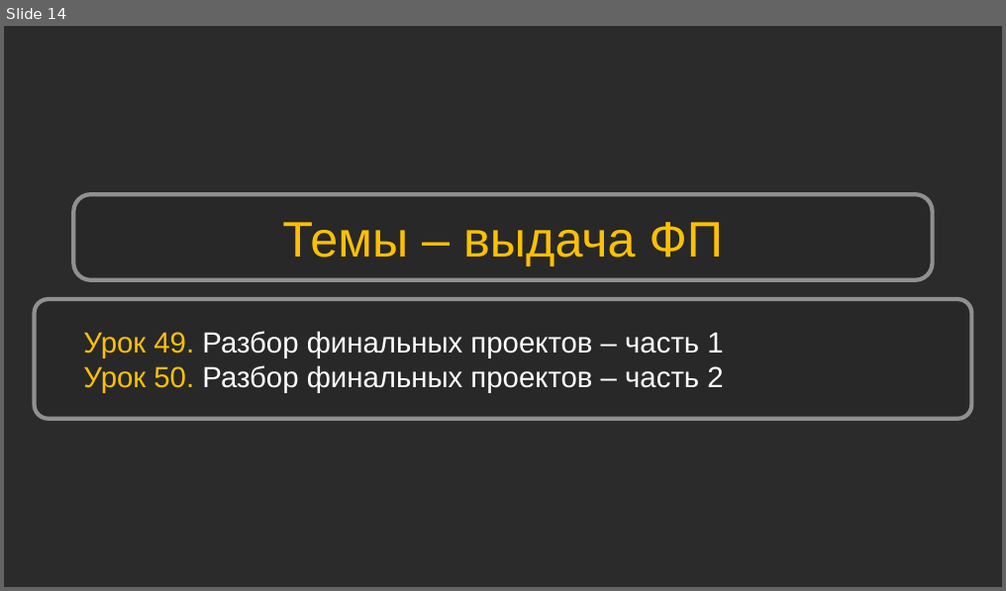
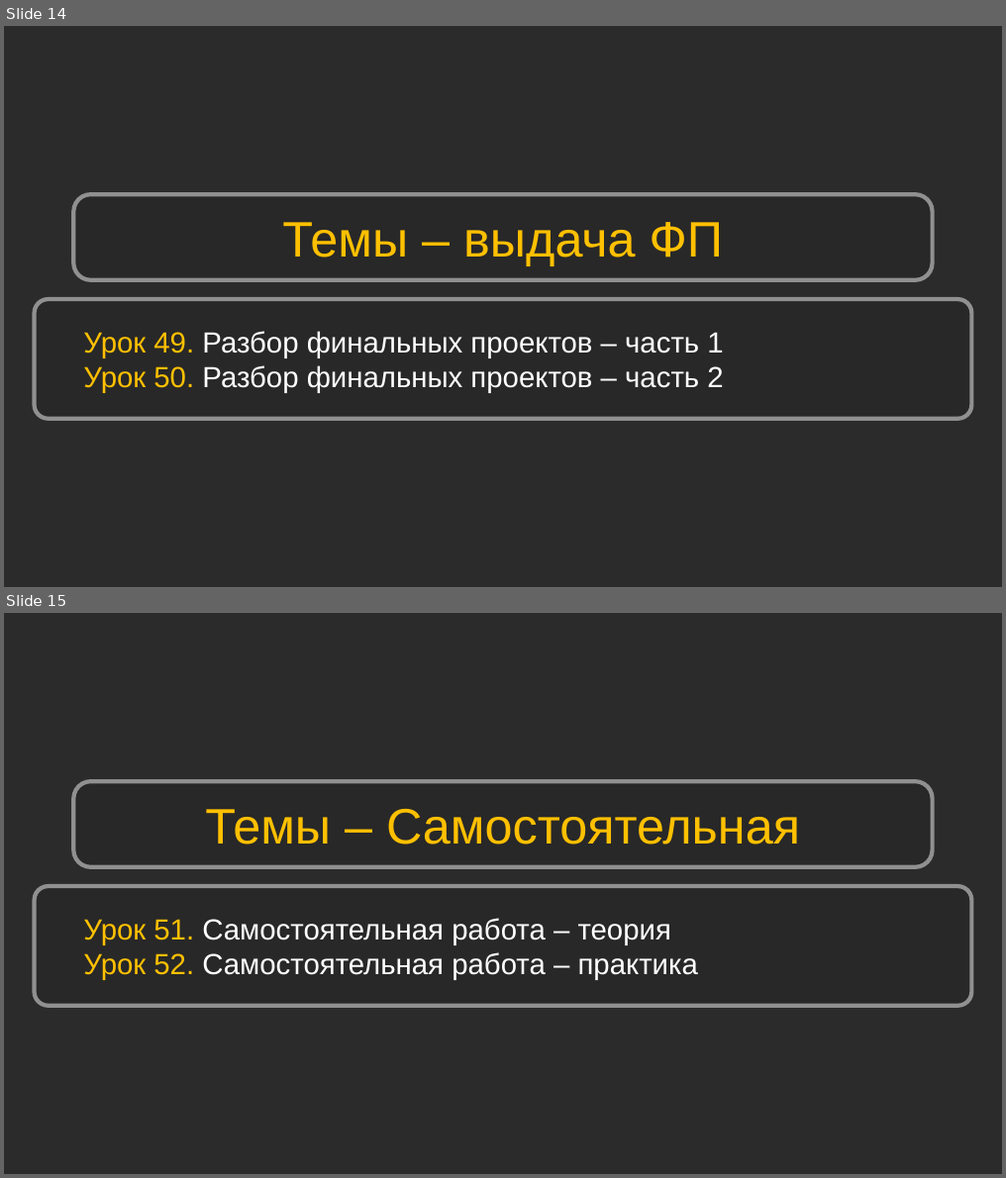
Before and after one commit to Shikonohito/Python_Bootcamp, a slide deck: Урок 01. Mystat. Microsoft Teams/Урок 1. Mystat. Microsoft Teams.pptx. Shown one above the other, each under a label of ours: slide 14 before the commit, slides 14 and 15 after it. The pictures are 1006x591 and 1006x1178 pixels, drawn with LibreOffice and Linux fonts; fonts in the diff are those of the drawing; background and template pictures are left out; a plain dark background stands for a picture behind light text. Boxes give left, top, right and bottom in pixels: in the first picture for what was removed or moved away, otherwise in the second. Text is boxed around its words. In the diff, an @@ line names an element or a change of style, - is before the commit and + after.

```diff
--- a/Урок 01. Mystat. Microsoft Teams/Урок 1. Mystat. Microsoft Teams.pptx
+++ b/Урок 01. Mystat. Microsoft Teams/Урок 1. Mystat. Microsoft Teams.pptx
@@ slide 15 added at box(4, 613, 1002, 1174), background picture (left out) @@
@@ rounded rectangle added at box(73, 781, 933, 867), fill #262626 at 50% opacity, outline #909090 4 pt @@
@@ text added at box(205, 809, 800, 845), 48 pt, text #FFC000 @@
+Темы – Самостоятельная
@@ rounded rectangle added at box(34, 886, 971, 1006), fill #262626 at 50% opacity, outline #909090 4 pt @@
@@ text added at box(83, 918, 698, 980), 28 pt, text #FFFFFF @@
+Урок 51. Самостоятельная работа – теория
+Урок 52. Самостоятельная работа – практика
```
Also in this commit, not shown: 5 slides changed, 4 other slides added, 4 slides removed, 14 other files.
